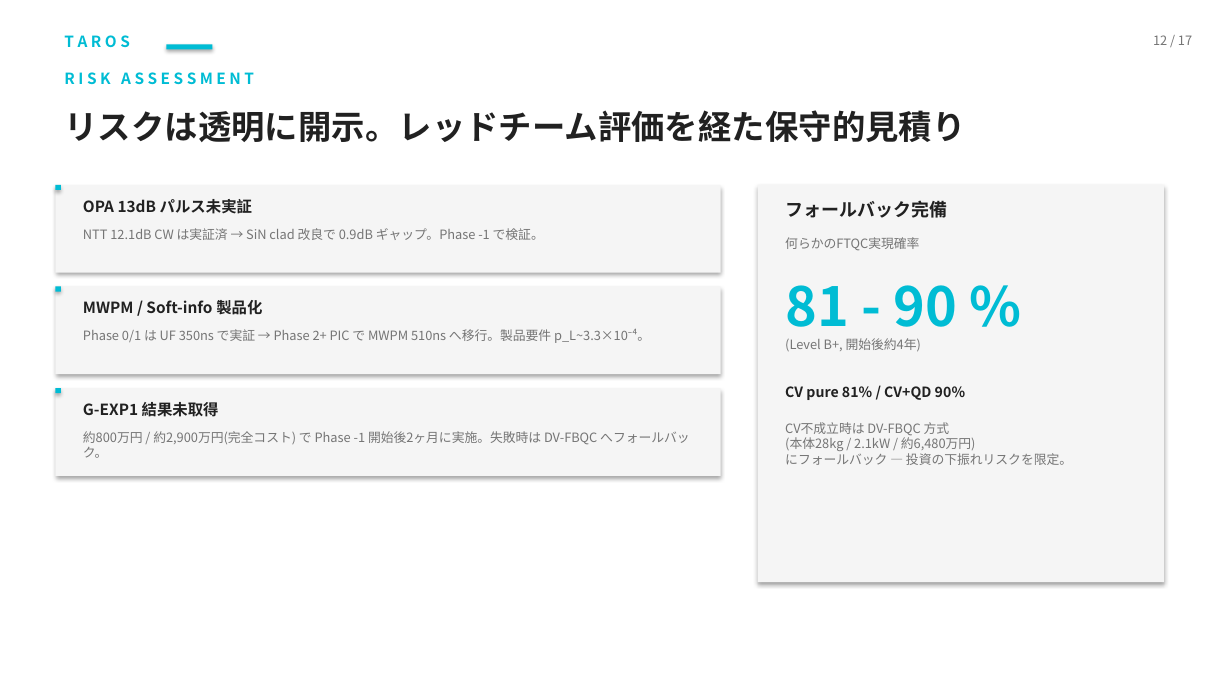
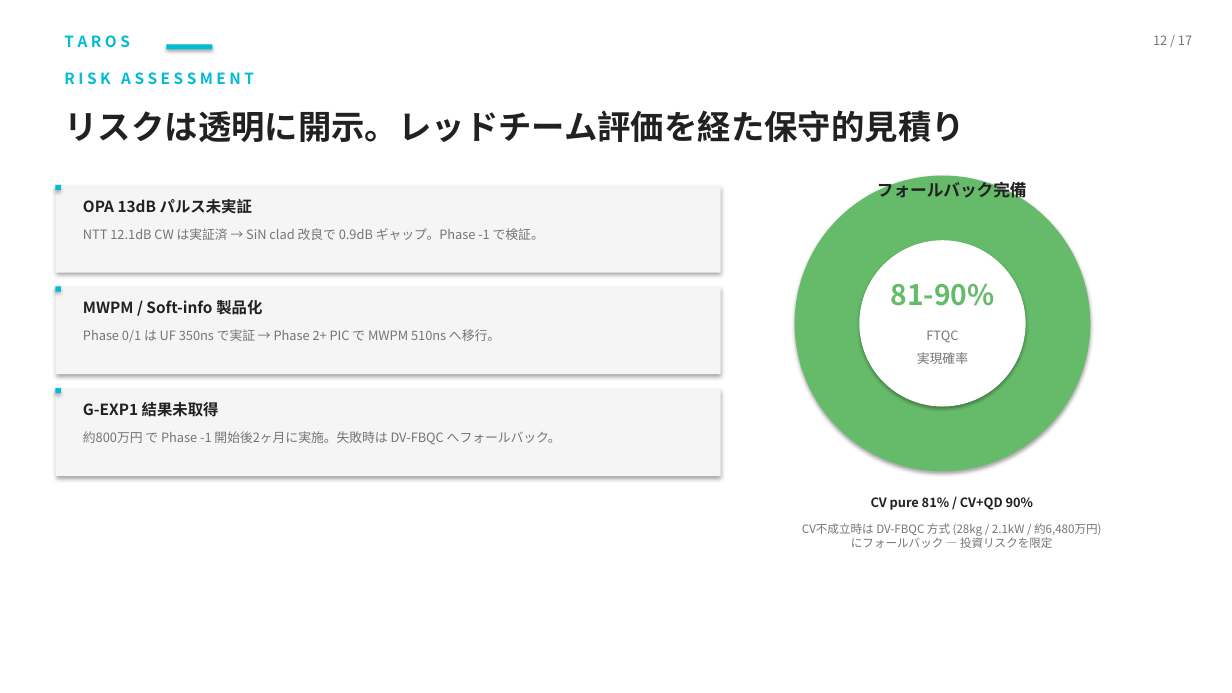
Before and after one commit to TomohiroTani28/Taros, a slide deck: slide 12 of assets/TAROS_Investor_Pitch_Revised.pptx. Drawn at 1232x693 pixels with LibreOffice and Linux fonts; fonts in the diff are those of the drawing. Boxes give left, top, right and bottom in pixels: in the first picture for what was removed or moved away, otherwise in the second. Text is boxed around its words. In the diff, an @@ line names an element or a change of style, - is before the commit and + after.

```diff
--- a/assets/TAROS_Investor_Pitch_Revised.pptx
+++ b/assets/TAROS_Investor_Pitch_Revised.pptx
@@ text "フォールバック完備": place and size @@
-text "フォールバック完備" at [785,200,947,218]
+text "フォールバック完備" at [877,179,1027,201]
@@ text "フォールバック完備" at [877,179,1027,201]: size 14 to 13 pt; alignment left to centre @@
@@ ellipse: place and size @@
-ellipse at [758,185,1165,582]
+ellipse at [795,176,1091,471]
@@ ellipse at [795,176,1091,471]: rectangle to ellipse; fill #F5F5F5 to #66BB6A @@
@@ text removed at [785,237,919,250] @@
-何らかのFTQC実現確率
@@ ellipse added at [860,240,1026,407], fill #FFFFFF @@
@@ text at [890,283,994,306]: text changed; size 42 to 22 pt; text colour #00BCD4 to #66BB6A @@
-81 - 90 %
+81-90%
@@ text at [83,329,500,342]: text changed @@
-Phase 0/1 は UF 350ns で実証 → Phase 2+ PIC で MWPM 510ns へ移行。製品要件 p_L~3.3×10⁻⁴。
+Phase 0/1 は UF 350ns で実証 → Phase 2+ PIC で MWPM 510ns へ移行。
@@ text at [917,352,968,364]: text changed @@
-(Level B+, 開始後約4年)
+実現確率
@@ text added at [926,330,958,343], 10 pt, text #757575 @@
+FTQC
@@ text at [83,431,561,445]: text changed @@
-約800万円 / 約2,900万円(完全コスト) で Phase -1 開始後2ヶ月に実施。失敗時は DV-FBQC へフォールバック。
+約800万円 で Phase -1 開始後2ヶ月に実施。失敗時は DV-FBQC へフォールバック。
@@ text "CV pure 81% / CV+QD ...": place and size @@
-text "CV pure 81% / CV+QD ..." at [785,386,965,400]
+text "CV pure 81% / CV+QD ..." at [871,497,1033,510]
@@ text "CV pure 81% / CV+QD ..." at [871,497,1033,510]: size 11 to 10 pt; alignment left to centre @@
@@ text at [802,523,1101,548]: text changed; size 10 to 9 pt @@
-CV不成立時は DV-FBQC 方式
-(本体28kg / 2.1kW / 約6,480万円)
-にフォールバック — 投資の下振れリスクを限定。
+CV不成立時は DV-FBQC 方式 (28kg / 2.1kW / 約6,480万円)
+にフォールバック — 投資リスクを限定
```
Also in this commit, not shown: 12 other slides changed, 2 other files.
